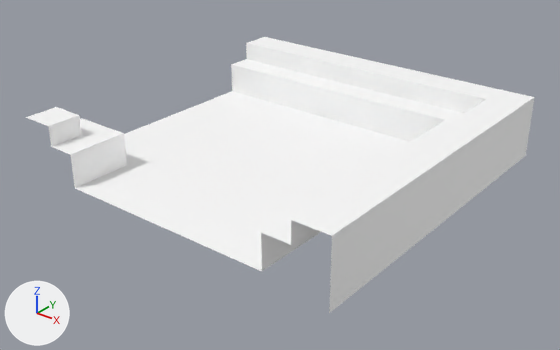
A saved change to the glTF model assets/synty/simple_fantasy/models/SF_Bld_Elven_Stream_Corner_01.glb.
The view is the same before and after, from a camera (50 mm lens) standing at (0.0372, -0.0476, 0.0285) and looking at (0.0003, -0.0015, -0.0001). Every picture has the same lights, and +X, +Y and +Z are marked at lower left.

Names of what the first picture shows: 'SF_Env_Elven_Stream_Corner_01'.
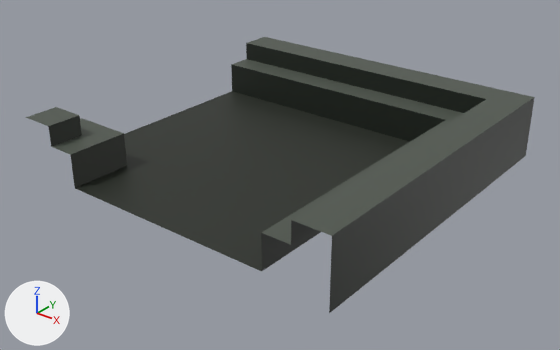
What differs and where, as boxes (x1, y1, x2, y2) in the pictures (560 x 350 px):
'SF_Env_Elven_Stream_Corner_01', surface changed (white to grey): (26, 37, 535, 313) in both

The change, as a list of edits to the scene's bpy script:
```text
Add img_undead_footman_01:
    img_undead_footman_01 = load_image('Undead_Footman_01', '_unpacked/Undead_Footman_01', 512, 512, 'sRGB')
Change mat_lambert1:
    remove mat_lambert1.base_color = (1.0, 1.0, 1.0)  # white #ffffff
    add mat_lambert1.texture = img_undead_footman_01
```
